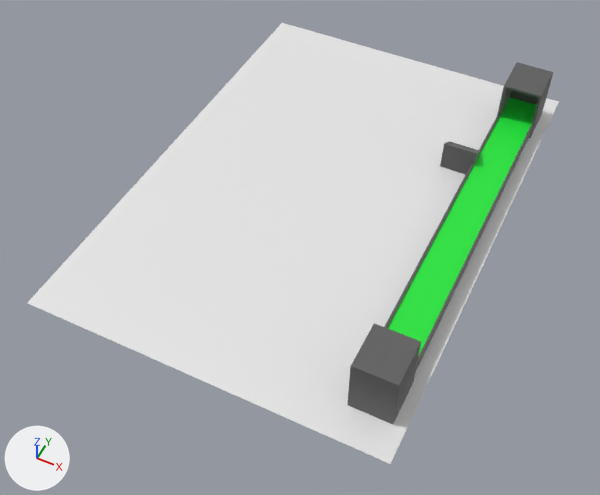
One commit to the Blender file Assets/LudumDare47/Models/SceneRaw.blend: the scene before it, then after it.
Rendered twice from a 50 mm lens placed at (4.9, -22.9, 21.0), pointed at (-3.7, -5.6, -0.6). Every picture has the same lights, and +X, +Y and +Z are marked at lower left.
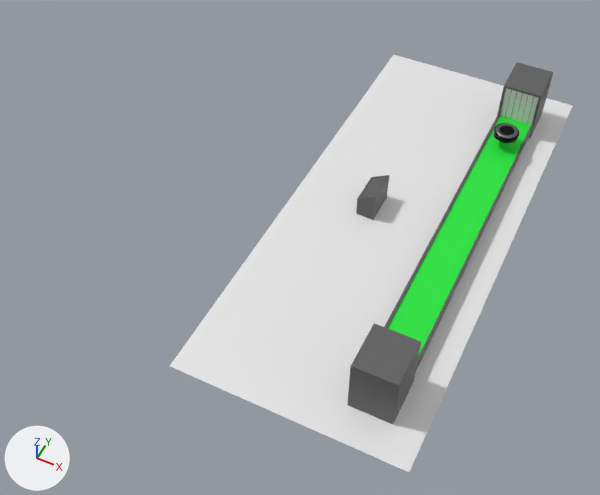
Changed parts and their boxes [x1, y1, x2, y2] in the pictures (600 x 495 px):
'Plane', moved, rescaled (24% narrower): before [28, 23, 559, 464]; after [170, 55, 573, 472]
'Plane.001', added: after [500, 88, 539, 125]
'Roo', added: after [493, 123, 519, 143]
    faces in mat_roombaouter (black #070707): [493, 123, 519, 143]
    faces in mat_roombainner (grey #7c7c7c): [495, 123, 518, 138]

The change, as a list of edits to the scene's bpy script:
```text
Add mat_roombainner:
    mat_roombainner = principled_material('RoombaInner')
    mat_roombainner.base_color = (0.202, 0.202, 0.202)  # grey #7c7c7c
    mat_roombainner.metallic = 1.0
    mat_roombainner.specular_ior_level = 0.309
Add mat_roombaouter:
    mat_roombaouter = principled_material('RoombaOuter')
    mat_roombaouter.base_color = (0.00206, 0.00206, 0.00206)  # black #070707
    mat_roombaouter.metallic = 0.184
    mat_roombaouter.roughness = 0.234
    mat_roombaouter.specular_ior_level = 0.17
Add me_plane_001:
    me_plane_001.from_pydata(...)  # 150 vertices, 96 faces; spans x -0.097..1.16, y 0.0, z -0.679..0.679
Add me_cylinder_002:
    me_cylinder_002.from_pydata(...)  # 576 vertices, 546 faces; spans x -0.447..0.447, y -0.447..0.447, z -0.102..0.143
    me_cylinder_002.polygons.foreach_set('use_smooth', [True] * 546)
    # faces by material slot: [322, 224]
    me_cylinder_002.materials.append(mat_roombaouter)  # black #070707
    me_cylinder_002.materials.append(mat_roombainner)  # grey #7c7c7c
Change ob_plane:
    ob_plane.location: (-3.9, -3.42, 0.14) -> (-0.97, -3.42, 0.14)
    ob_plane.scale: (6.2, 8.76, 6.2) -> (3.82, 8.76, 6.2)
Add ob_plane_001:
    ob_plane_001 = bpy.data.objects.new('Plane.001', me_plane_001)
    ob_plane_001.location = (0.68, 2.75, 1.37)
Add ob_roo:
    ob_roo = bpy.data.objects.new('Roo', me_cylinder_002)
    ob_roo.location = (1.2, 1.22, 1.24)
```
